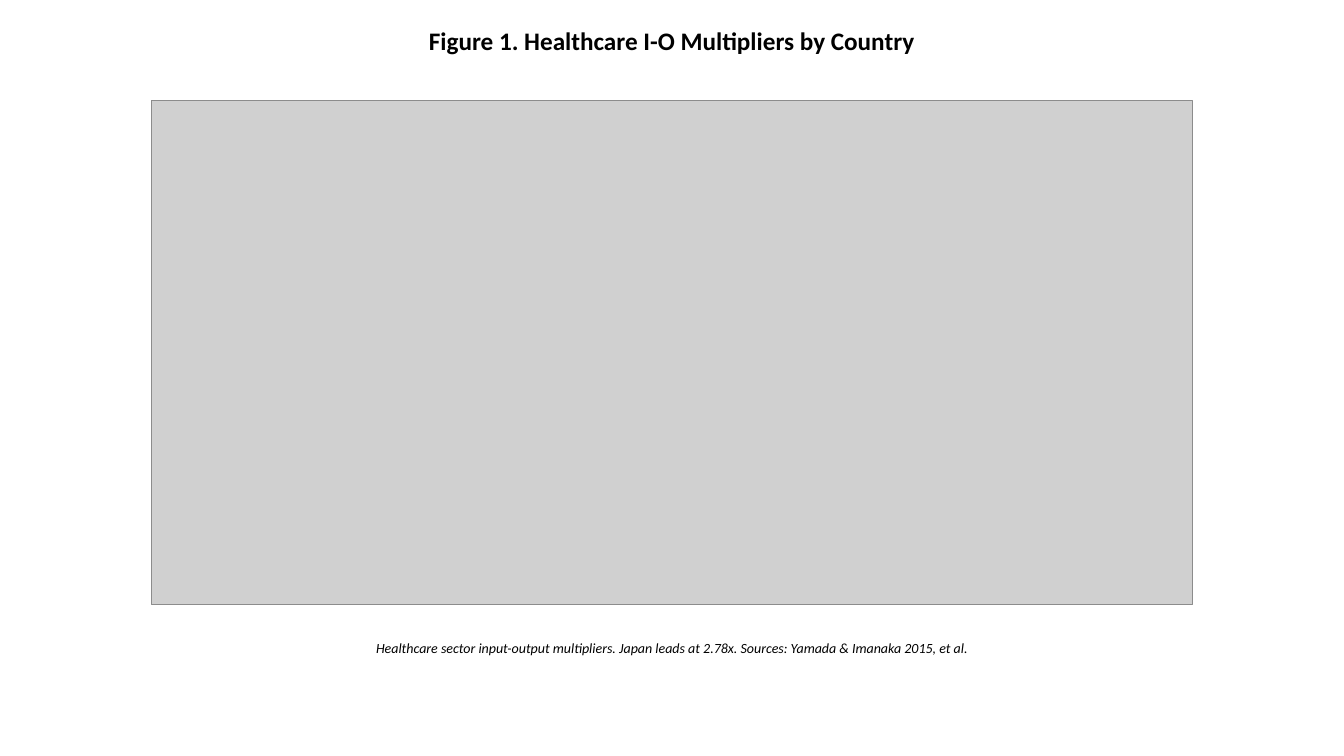
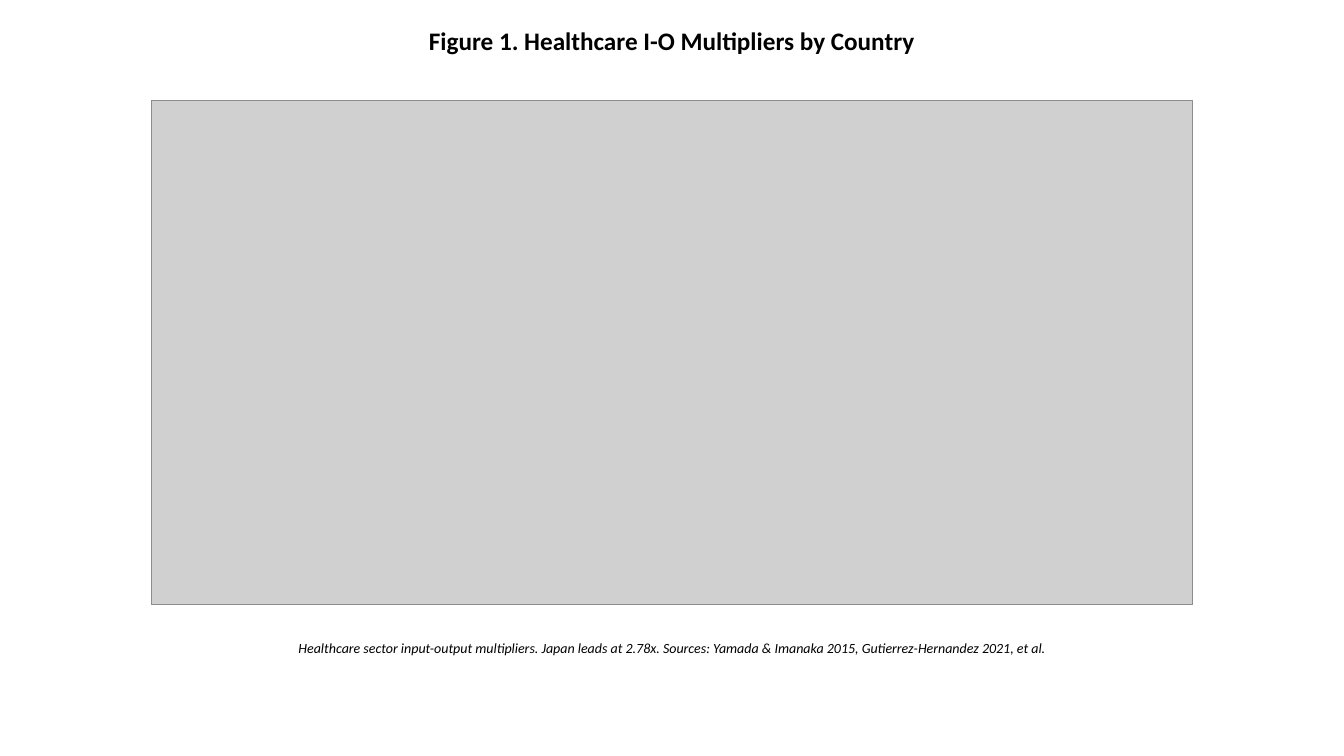
Before and after one commit to bougtoir/kotha-rct-decomposition, a slide deck: slide 1 of healthcare_economic_effect/output/pptx/Healthcare_Economic_Effect_Figures_EN.pptx. Drawn at 1344x756 pixels with LibreOffice and Linux fonts; fonts in the diff are those of the drawing; grey boxes stand for pictures. Boxes give left, top, right and bottom in pixels: in the first picture for what was removed or moved away, otherwise in the second. Text is boxed around its words. In the diff, an @@ line names an element or a change of style, - is before the commit and + after.

```diff
--- a/healthcare_economic_effect/output/pptx/Healthcare_Economic_Effect_Figures_EN.pptx
+++ b/healthcare_economic_effect/output/pptx/Healthcare_Economic_Effect_Figures_EN.pptx
@@ text at (x1=298, y1=643, x2=1045, y2=656): text changed @@
-Healthcare sector input-output multipliers. Japan leads at 2.78x. Sources: Yamada & Imanaka 2015, et al.
+Healthcare sector input-output multipliers. Japan leads at 2.78x. Sources: Yamada & Imanaka 2015, Gutierrez-Hernandez 2021, et al.
```
Also in this commit, not shown: 4 other slides changed, 18 other files.
